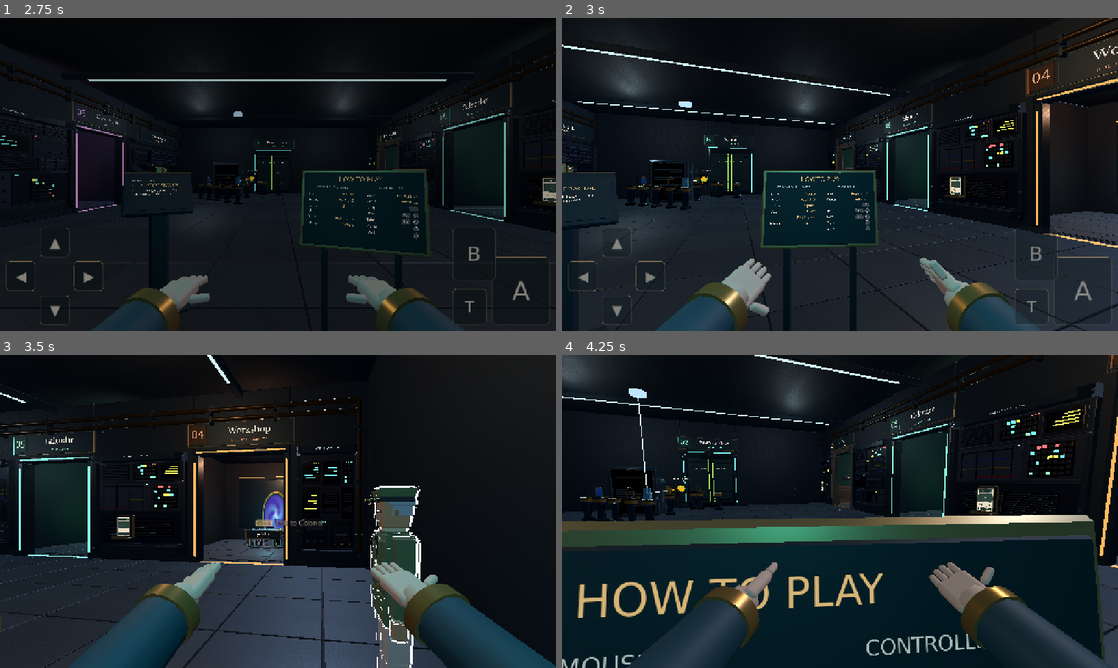
Above: before the commit, frames 1-4 (two rows, left to right).
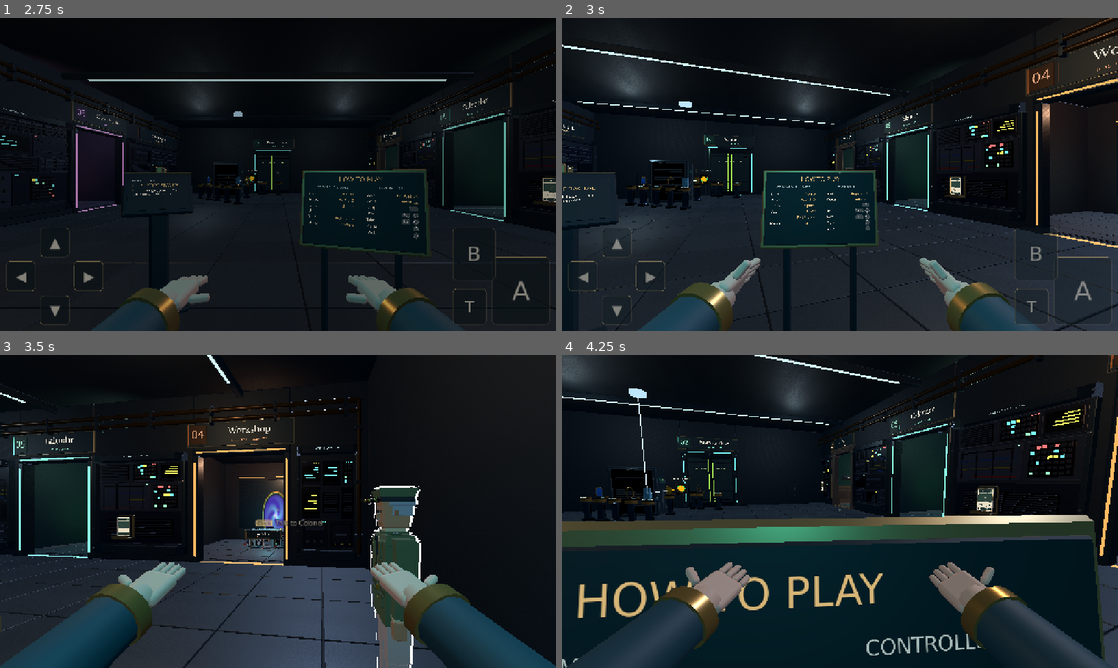
Above: after the commit, the same moments.

Repository: amberwhitehead/pass-the-game
Game: Godot game, scene res://scenes/title/title.tscn
The game is run twice, just before and just after one commit, with the same random seed, the same clock (stepped at 60 frames per second) and the same inputs.
Inputs (mouse positions are in pixels of both pictures, inside the frame that each line leads up to):
- Up to frame 1 (2.75 s): click "New game" at 0.5 s; click "Skip intro ›" at 1.25 s; click "Skip intro ›" at 2 s
- Up to frame 2 (3 s): tap Enter (ui_accept) at 2.75 s; move the mouse to (962, 158) at 2.77 s; hold Right (move_right) from 2.78 s (still down); hold E (interact) from 2.78 s (still down); click (962, 158) at 2.92 s
- Up to frame 3 (3.5 s): keep holding Right (move_right); keep holding E (interact); tap Space (jump) at 3.02 s
- Up to frame 4 (4.25 s): move the mouse to (812, 511) at 3.52 s; release Right (move_right) at 3.53 s; release E (interact) at 3.53 s; hold W (move_up) from 3.53 s (still down); tap R (secondary) at 3.6 s; tap Space (jump) at 3.77 s

Frame 1 is identical in both runs. In frame 2, 1.9% of the frame differs, in the area x 13-38%, y 76-100%; in frame 3, 7.0%, in the area x 0-76%, y 44-100%; in frame 4, 4.7%.

Commit message:
Outline only the target's silhouette; mirror the left hand's shrug
- The focus outline is two passes: the target's parts mark their pixels
  in the stencil buffer, then the rim draws only outside the mark, so it
  traces the object's outer silhouette instead of every part's edges.
  Checked in the Web build on the objective console.
- The shrug's left hand now mirrors the right (counter-clockwise by the
  same amount, out to its own side); _pose() already mirrors, so both
  hands get the same values. fp_hands_test checks the mirroring.

Co-Authored-By: Claude Opus 5.5 <noreply@anthropic.com>

Diff:
--- a/godot/scenes/escape/fp_hands.gd
+++ b/godot/scenes/escape/fp_hands.gd
@@ -158,10 +158,12 @@
 	if s > 0.0:
 		# Both hands together: out a little and up, each rolled over on its forearm so the
 		# palm faces up, fingers open.
+		# _pose() mirrors x offsets and the roll for the left hand, so both get the same
+		# values: the right rolls clockwise, the left the same amount counter-clockwise.
 		r_offset += Vector3(0.05, 0.06, 0.02) * s
-		l_offset += Vector3(-0.05, 0.06, 0.02) * s
+		l_offset += Vector3(0.05, 0.06, 0.02) * s
 		r_rot += Vector3(0.2 * s, 0.0, -2.9 * s)
-		l_rot += Vector3(0.2 * s, 0.0, 2.9 * s)
+		l_rot += Vector3(0.2 * s, 0.0, -2.9 * s)
 		if not holding:
 			r_curl = lerpf(r_curl, 0.0, s)
 		l_curl = lerpf(l_curl, 0.0, s)
--- a/godot/scenes/room/interactable.gd
+++ b/godot/scenes/room/interactable.gd
@@ -42,11 +42,20 @@
 
 static var _outline: ShaderMaterial
 
-## A thin white rim round the targeted object, so it is clear which one a press will use.
+## A thin white rim round the targeted object's silhouette, so it is clear which one a
+## press will use.
 func _set_outline(on: bool) -> void:
 	if _outline == null:
+		# Two passes: mark the object's pixels in the stencil, then draw the rim outside
+		# them. Both sort after everything else, the mark first, so every part is marked
+		# before any part's rim is drawn.
+		var rim := ShaderMaterial.new()
+		rim.shader = preload("res://shaders/focus_outline.gdshader")
+		rim.render_priority = 101
 		_outline = ShaderMaterial.new()
-		_outline.shader = preload("res://shaders/focus_outline.gdshader")
+		_outline.shader = preload("res://shaders/focus_mask.gdshader")
+		_outline.render_priority = 100
+		_outline.next_pass = rim
 	for mesh: Node in outline_root().find_children("*", "MeshInstance3D", true, false):
 		var m := mesh as MeshInstance3D
 		if on and m.material_overlay == null:
--- /dev/null
+++ b/godot/shaders/focus_mask.gdshader
@@ -0,0 +1,12 @@
+shader_type spatial;
+// First pass of the focus outline: marks every pixel the targeted object covers in the
+// stencil buffer (value 1) and draws nothing. The outline pass (focus_outline.gdshader,
+// this material's next pass) then only draws where that mark is absent, so the white rim
+// traces the object's outer silhouette rather than the edges of each of its parts.
+render_mode unshaded, blend_add, depth_draw_never, cull_back, shadows_disabled;
+stencil_mode write, compare_always, 1;
+
+void fragment() {
+	ALBEDO = vec3(0.0);
+	ALPHA = 0.0;
+}
--- a/godot/shaders/focus_outline.gdshader
+++ b/godot/shaders/focus_outline.gdshader
@@ -1,8 +1,10 @@
 shader_type spatial;
-// A screen-space outline for the thing the player is targeting: drawn as a material
-// overlay that pushes each vertex out along its normal by a fixed number of pixels and
-// shows only the back faces, so a thin rim appears round the silhouette.
-render_mode unshaded, cull_front, shadows_disabled;
+// A screen-space outline for the thing the player is targeting: pushes each vertex out
+// along its normal by a fixed number of pixels and shows only the back faces, so a thin
+// rim appears round each part. Drawn after focus_mask.gdshader, and only where that pass
+// did not mark the object, so only the rim round the whole object's silhouette remains.
+render_mode unshaded, cull_front, shadows_disabled, depth_draw_never;
+stencil_mode read, compare_not_equal, 1;
 
 uniform vec4 color : source_color = vec4(1.0, 1.0, 1.0, 1.0);
 uniform float width_px = 2.0;
--- a/godot/tests/fp_hands_test.gd
+++ b/godot/tests/fp_hands_test.gd
@@ -71,6 +71,19 @@
 	_expect(reached > 0.06, "Interacting reaches the right hand out (%.3f)" % reached)
 	_expect(tip_far < 0.35, "Even mid-reach it stays inside the capsule (%.2f)" % tip_far)
 	await create_timer(0.6).timeout
+
+	# A shrug: both hands roll palms up together, mirrored (right clockwise, left
+	# counter-clockwise by the same amount) and move out to their own sides.
+	var r_rest_z: float = _hands.right.rotation.z
+	var l_rest_z: float = _hands.left.rotation.z
+	_hands.shrug()
+	await create_timer(0.35).timeout
+	var r_turn: float = _hands.right.rotation.z - r_rest_z
+	var l_turn: float = _hands.left.rotation.z - l_rest_z
+	_expect(r_turn < -2.0 and l_turn > 2.0 and absf(r_turn + l_turn) < 0.05,
+		"The shrug rolls the hands palms up, mirrored (%.2f / %.2f)" % [r_turn, l_turn])
+	_expect(_hands.right.position.x > 0.0 and _hands.left.position.x < 0.0, "Each hand stays on its own side")
+	await create_timer(0.8).timeout
 
 	# A conversation opens with a wave of the left hand.
 	var dialogue: Node = root.get_node("Dialogue")
Not shown, added: godot/shaders/focus_mask.gdshader.uid
